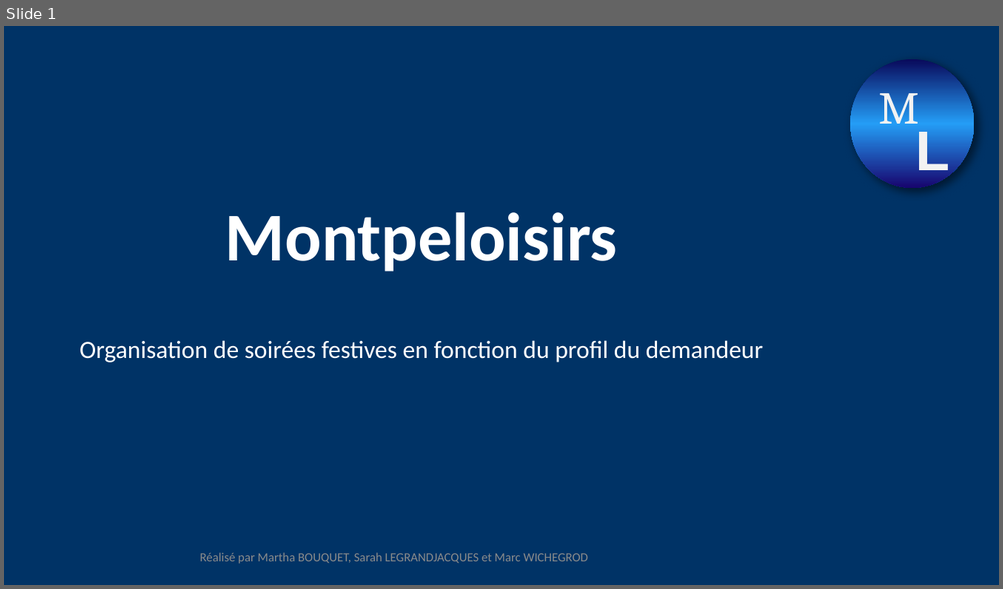
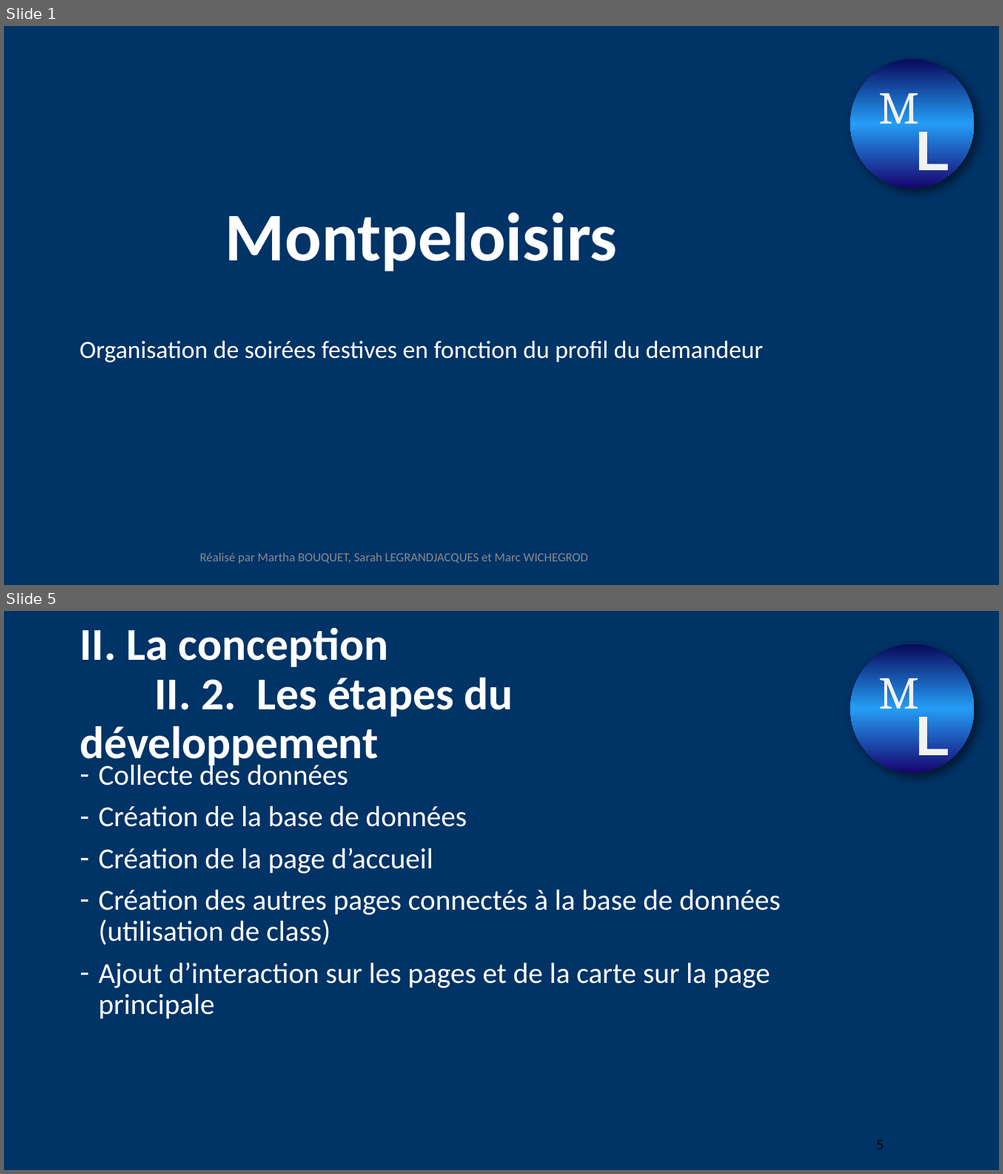
Before and after one commit to marc-wichegrod/montpeloisirs, a slide deck: Nouveau Présentation Microsoft PowerPoint.pptx. Shown one above the other, each under a label of ours: slide 1 before the commit, slides 1 and 5 after it; the slides between them are not shown. The pictures are 1003x589 and 1003x1174 pixels, drawn with LibreOffice and Linux fonts; fonts in the diff are those of the drawing; background and template pictures are left out. Boxes give left, top, right and bottom in pixels: in the first picture for what was removed or moved away, otherwise in the second. Text is boxed around its words. In the diff, an @@ line names an element or a change of style, - is before the commit and + after.

```diff
--- a/Nouveau Présentation Microsoft PowerPoint.pptx
+++ b/Nouveau Présentation Microsoft PowerPoint.pptx
@@ slide 5 added at [4, 611, 999, 1170], background #003366; not listed: 3 template elements that a slide beside it also shows @@
@@ title added at [79, 627, 512, 769], 44 pt, text #FFFFFF, bold @@
+II. La conception
+II. 2. Les étapes du développement
@@ text added at [99, 760, 780, 1019], 28 pt, text #FFFFFF @@
+– Collecte des données
+– Création de la base de données
+– Création de la page d’accueil
+– Création des autres pages connectés à la base de données (utilisation de class)
+– Ajout d’interaction sur les pages et de la carte sur la page principale
@@ page number added at [876, 1140, 883, 1150], 14 pt, text #000000 @@
+5
```
Also in this commit, not shown: 6 other slides added, 4 slides removed.
